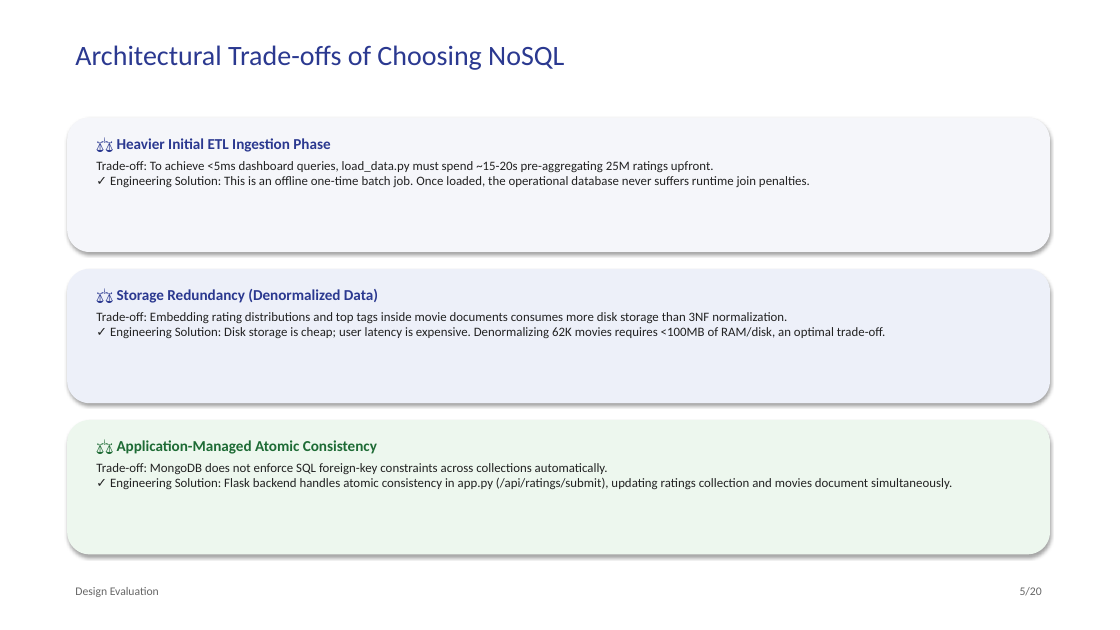
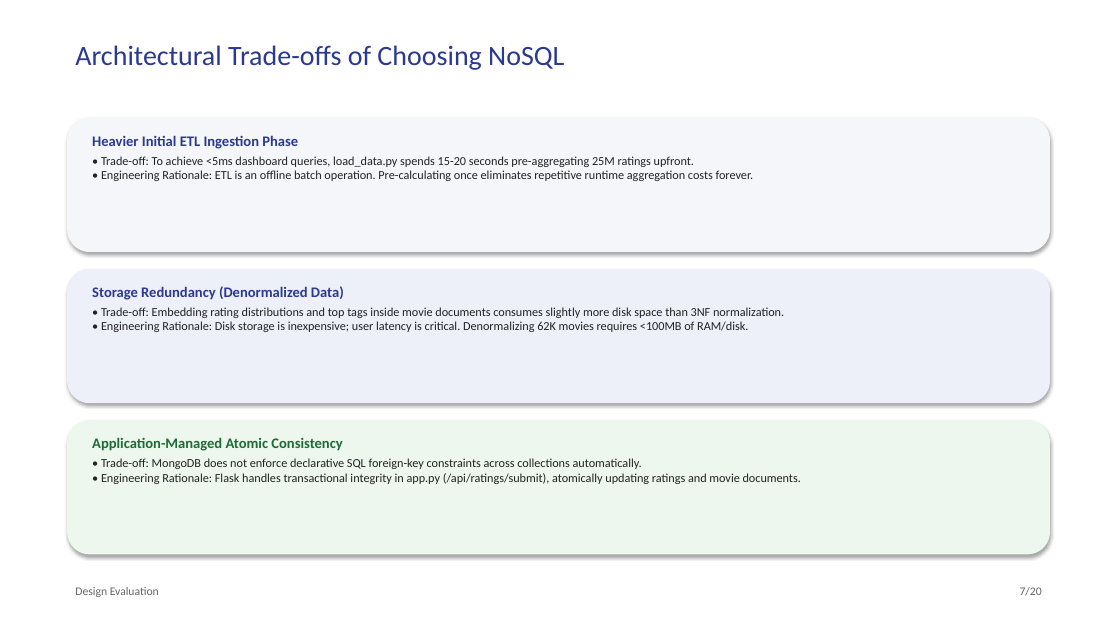
Before and after one commit to prithamnandavaram/movielens-data-engineering, a slide deck: slide 7 of presentation/MovieLens_Analytics_Presentation.pptx (slide 5 before the commit). Drawn at 1120x630 pixels with LibreOffice and Linux fonts; fonts in the diff are those of the drawing. Boxes give left, top, right and bottom in pixels: in the first picture for what was removed or moved away, otherwise in the second. Text is boxed around its words. In the diff, an @@ line names an element or a change of style, - is before the commit and + after.

```diff
--- a/presentation/MovieLens_Analytics_Presentation.pptx
+++ b/presentation/MovieLens_Analytics_Presentation.pptx
@@ text at [92,135,754,181]: text changed; size 11 to 10.5 pt @@
-⚖️ Heavier Initial ETL Ingestion Phase
-Trade-off: To achieve <5ms dashboard queries, load_data.py must spend ~15-20s pre-aggregating 25M ratings upfront.
-✓ Engineering Solution: This is an offline one-time batch job. Once loaded, the operational database never suffers runtime join penalties.
+Heavier Initial ETL Ingestion Phase
+• Trade-off: To achieve <5ms dashboard queries, load_data.py spends 15-20 seconds pre-aggregating 25M ratings upfront.
+• Engineering Rationale: ETL is an offline batch operation. Pre-calculating once eliminates repetitive runtime aggregation costs forever.
@@ text at [92,286,784,332]: text changed; size 11 to 10.5 pt @@
-⚖️ Storage Redundancy (Denormalized Data)
-Trade-off: Embedding rating distributions and top tags inside movie documents consumes more disk storage than 3NF normalization.
-✓ Engineering Solution: Disk storage is cheap; user latency is expensive. Denormalizing 62K movies requires <100MB of RAM/disk, an optimal trade-off.
+Storage Redundancy (Denormalized Data)
+• Trade-off: Embedding rating distributions and top tags inside movie documents consumes slightly more disk space than 3NF normalization.
+• Engineering Rationale: Disk storage is inexpensive; user latency is critical. Denormalizing 62K movies requires <100MB of RAM/disk.
@@ text at [92,437,801,484]: text changed; size 11 to 10.5 pt @@
-⚖️ Application-Managed Atomic Consistency
-Trade-off: MongoDB does not enforce SQL foreign-key constraints across collections automatically.
-✓ Engineering Solution: Flask backend handles atomic consistency in app.py (/api/ratings/submit), updating ratings collection and movies document simultaneously.
+Application-Managed Atomic Consistency
+• Trade-off: MongoDB does not enforce declarative SQL foreign-key constraints across collections automatically.
+• Engineering Rationale: Flask handles transactional integrity in app.py (/api/ratings/submit), atomically updating ratings and movie documents.
@@ text at [1020,587,1042,596]: text changed @@
-5/20
+7/20
```
Also in this commit, not shown: 12 other slides changed, 6 slides added, 6 slides removed, 1 other file.
